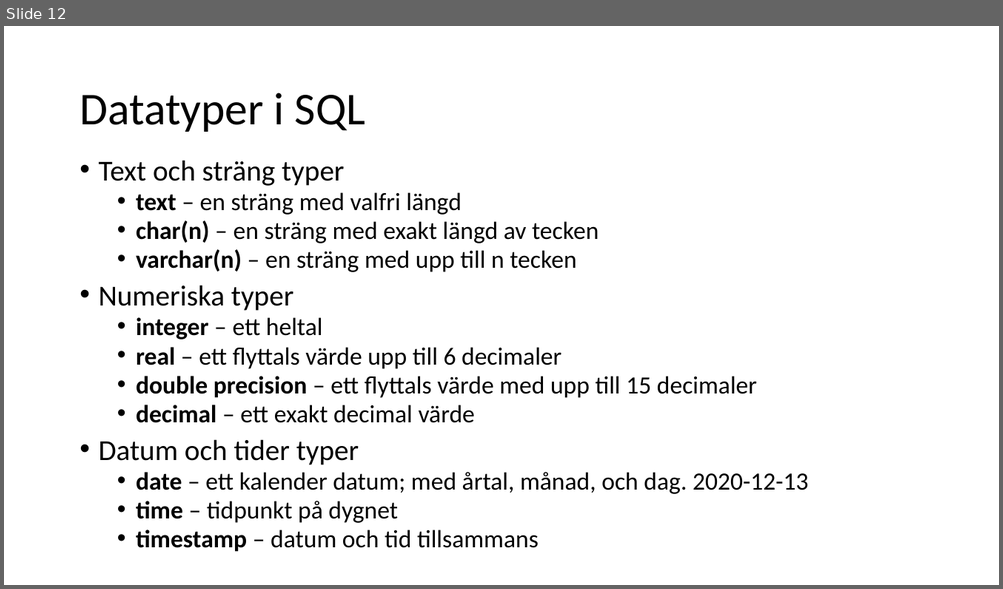
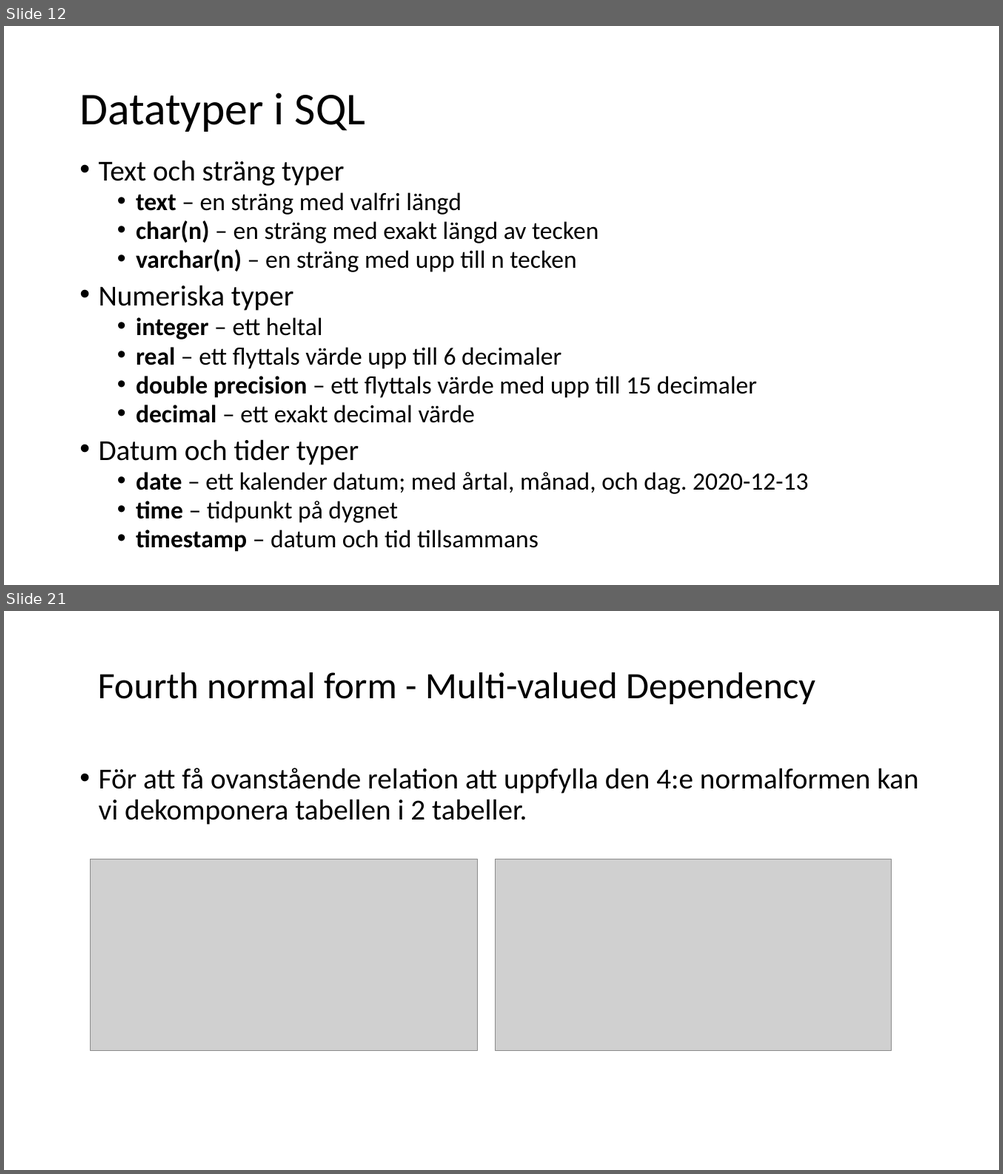
Before and after one commit to abbjetmus/FN-projekt, a slide deck: Relationsdatabaser.pptx. Shown one above the other, each under a label of ours: slide 12 before the commit, slides 12 and 21 after it; the slides between them are not shown. The pictures are 1003x589 and 1003x1174 pixels, drawn with LibreOffice and Linux fonts; fonts in the diff are those of the drawing; grey boxes stand for pictures. Boxes give left, top, right and bottom in pixels: in the first picture for what was removed or moved away, otherwise in the second. Text is boxed around its words. In the diff, an @@ line names an element or a change of style, - is before the commit and + after.

```diff
--- a/Relationsdatabaser.pptx
+++ b/Relationsdatabaser.pptx
@@ slide 21 added at (x1=4, y1=611, x2=999, y2=1170), background #FFFFFF @@
@@ text added at (x1=98, y1=672, x2=815, y2=704), 36 pt, text #000000 @@
+Fourth normal form - Multi-valued Dependency
@@ text added at (x1=99, y1=768, x2=918, y2=825), 28 pt, text #000000 @@
+• För att få ovanstående relation att uppfylla den 4:e normalformen kan vi dekomponera tabellen i 2 tabeller.
@@ picture added at (x1=91, y1=859, x2=478, y2=1051) @@
@@ picture added at (x1=495, y1=859, x2=891, y2=1051) @@
```
Also in this commit, not shown: 4 slides changed, 3 other slides added.
